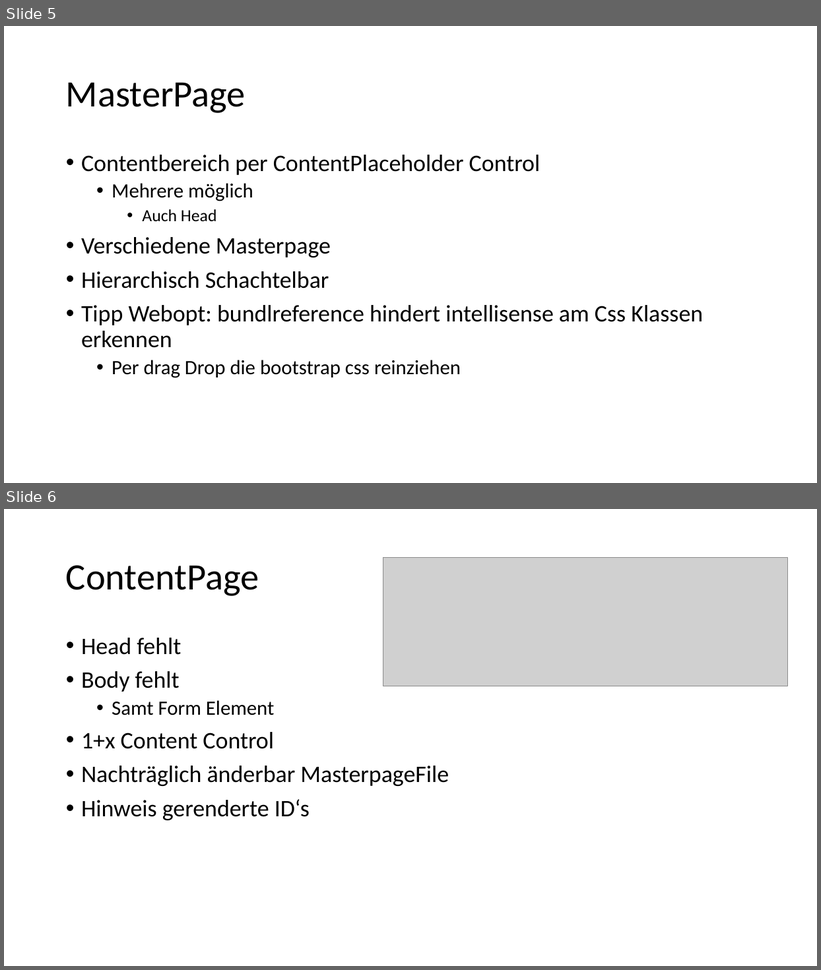
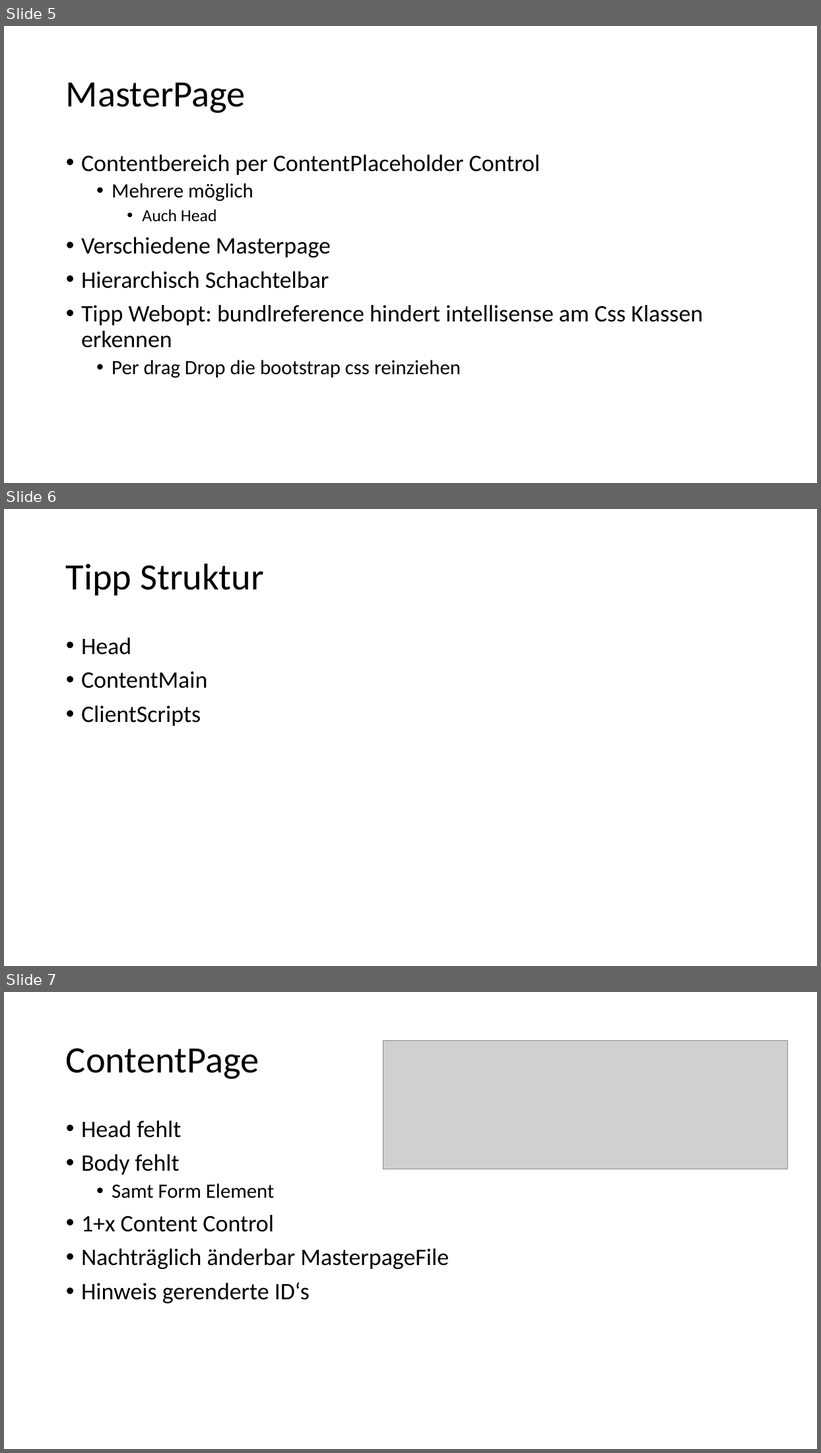
Before and after one commit to ppedvAG/WebformsKurs, a slide deck: 07MasterPagesUserControls.pptx. Shown one above the other, each under a label of ours: slides 5 and 6 before the commit, slides 5, 6 and 7 after it. The pictures are 821x970 and 821x1453 pixels, drawn with LibreOffice and Linux fonts; fonts in the diff are those of the drawing; grey boxes stand for pictures. Boxes give left, top, right and bottom in pixels: in the first picture for what was removed or moved away, otherwise in the second. Text is boxed around its words. In the diff, an @@ line names an element or a change of style, - is before the commit and + after.

```diff
--- a/07MasterPagesUserControls.pptx
+++ b/07MasterPagesUserControls.pptx
@@ slide 6 added at <box>4,509,817,966</box>, background #FFFFFF @@
@@ title added at <box>66,563,264,595</box>, 44 pt, text #000000 @@
+Tipp Struktur
@@ text added at <box>81,638,207,726</box>, 28 pt, text #000000 @@
+• Head
+• ContentMain
+• ClientScripts
@@ what was slide 6 is now slide 7 @@
```
Also in this commit, not shown: 1 slide changed, 1 slide removed, 24 other files.
